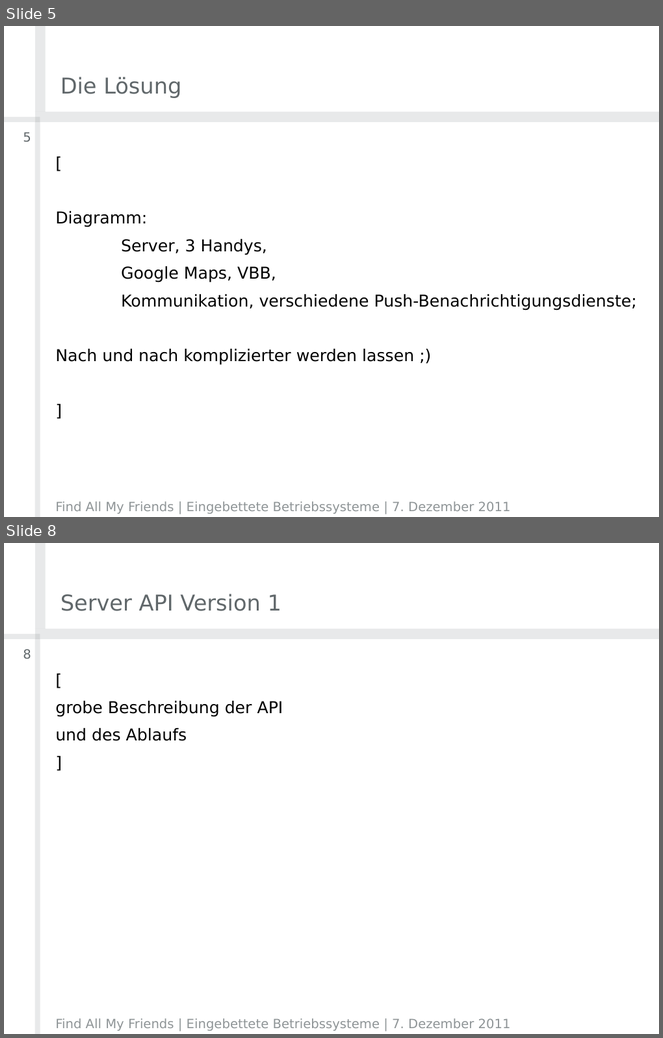
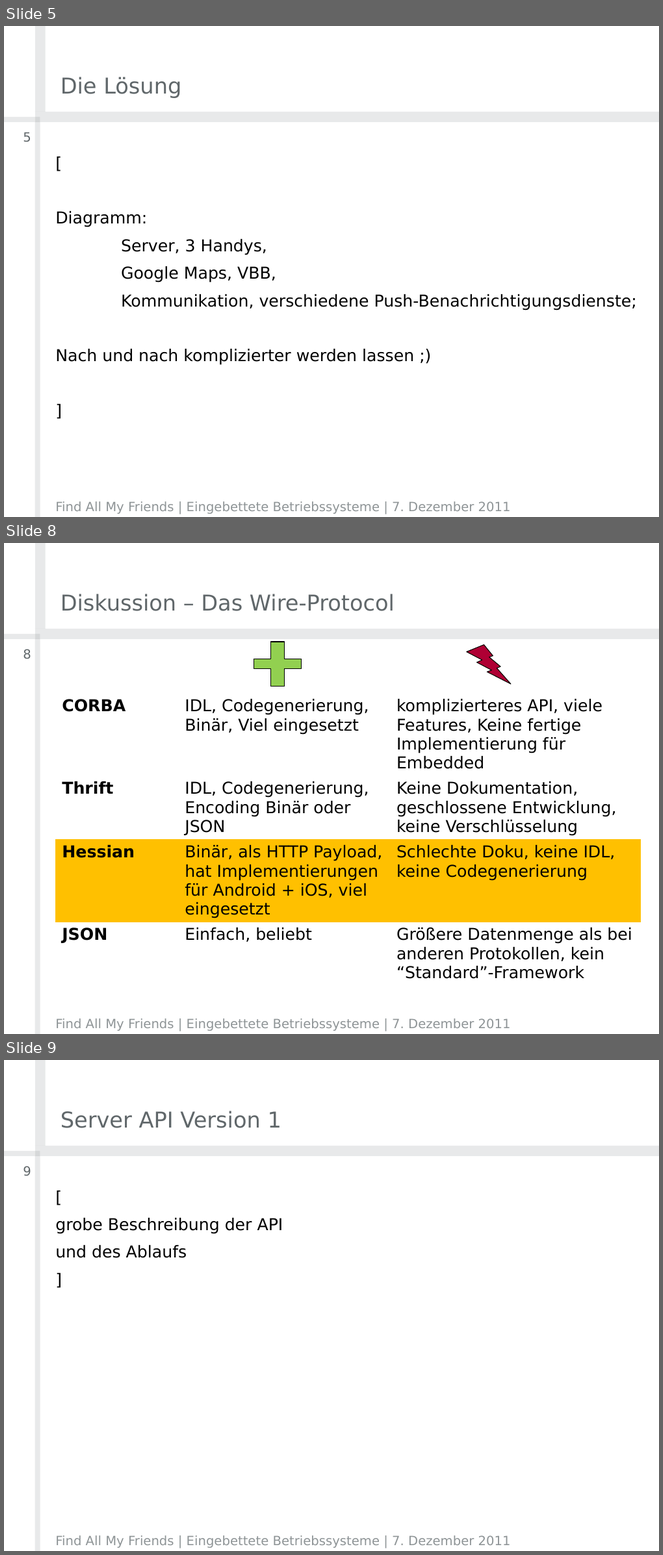
Before and after one commit to timfel/meet4xmas, a slide deck: presentations/2011-12-07_Projektvorstellung.pptx. Shown one above the other, each under a label of ours: slides 5 and 8 before the commit, slides 5, 8 and 9 after it; the slides between them are not shown. The pictures are 663x1038 and 663x1555 pixels, drawn with LibreOffice and Linux fonts; fonts in the diff are those of the drawing; background and template pictures are left out. Boxes give left, top, right and bottom in pixels: in the first picture for what was removed or moved away, otherwise in the second. Text is boxed around its words. In the diff, an @@ line names an element or a change of style, - is before the commit and + after.

Commit message:
add protocol stuff, some reformatting

```diff
--- a/presentations/2011-12-07_Projektvorstellung.pptx
+++ b/presentations/2011-12-07_Projektvorstellung.pptx
@@ slide 8 added at <box>4,543,659,1034</box>, background #FFFFFF; not listed: 4 template elements that a slide beside it also shows @@
@@ title added at <box>61,594,395,611</box>, 24 pt, text #60676A @@
+Diskussion – Das Wire-Protocol
@@ page number added at <box>23,649,31,659</box>, 14 pt, text #60676A @@
+8
@@ plus added at <box>254,642,302,687</box>, fill #92D050, outline #000000 0.75 pt @@
@@ lightning bolt added at <box>467,644,511,684</box>, fill #AF0034, outline #000000 0.75 pt @@
@@ table added at <box>56,667,642,995</box>, 5 rows, 3 columns @@
+ |  | 
+CORBA | IDL, Codegenerierung, Binär, Viel eingesetzt | komplizierteres API, viele Features, Keine fertige Implementierung für Embedded
+Thrift | IDL, Codegenerierung, Encoding Binär oder JSON | Keine Dokumentation, geschlossene Entwicklung, keine Verschlüsselung
+Hessian | Binär, als HTTP Payload, hat Implementierungen für Android + iOS, viel eingesetzt | Schlechte Doku, keine IDL, keine Codegenerierung
+JSON | Einfach, beliebt | Größere Datenmenge als bei anderen Protokollen, kein “Standard”-Framework
@@ text added at <box>55,1019,511,1031</box>, 14 pt, text #8E9496 @@
+Find All My Friends | Eingebettete Betriebssysteme | 7. Dezember 2011
@@ what was slide 8 is now slide 9 @@
@@ page number at <box>23,1166,31,1176</box>: text changed @@
-8
+9
```
Also in this commit, not shown: 3 slides changed.
